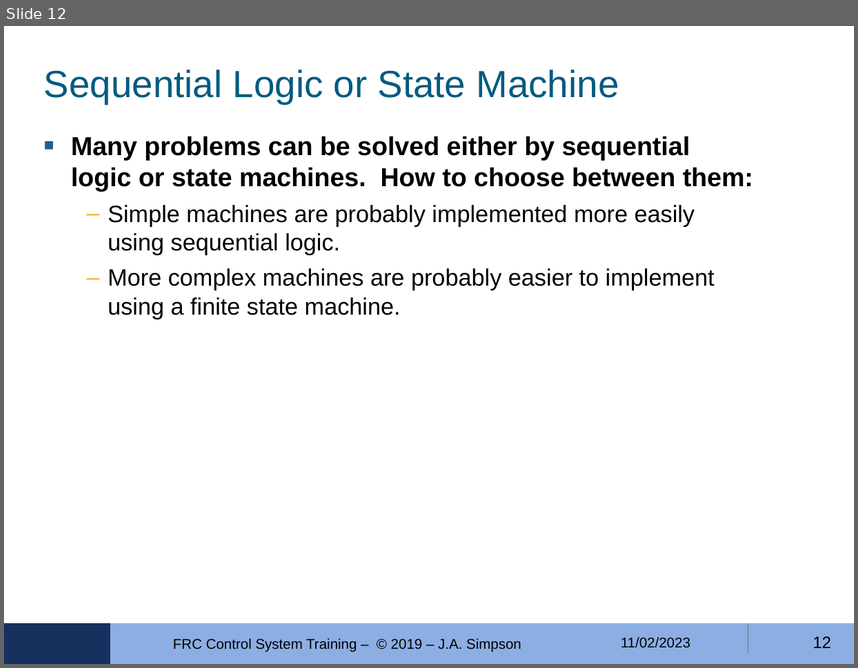
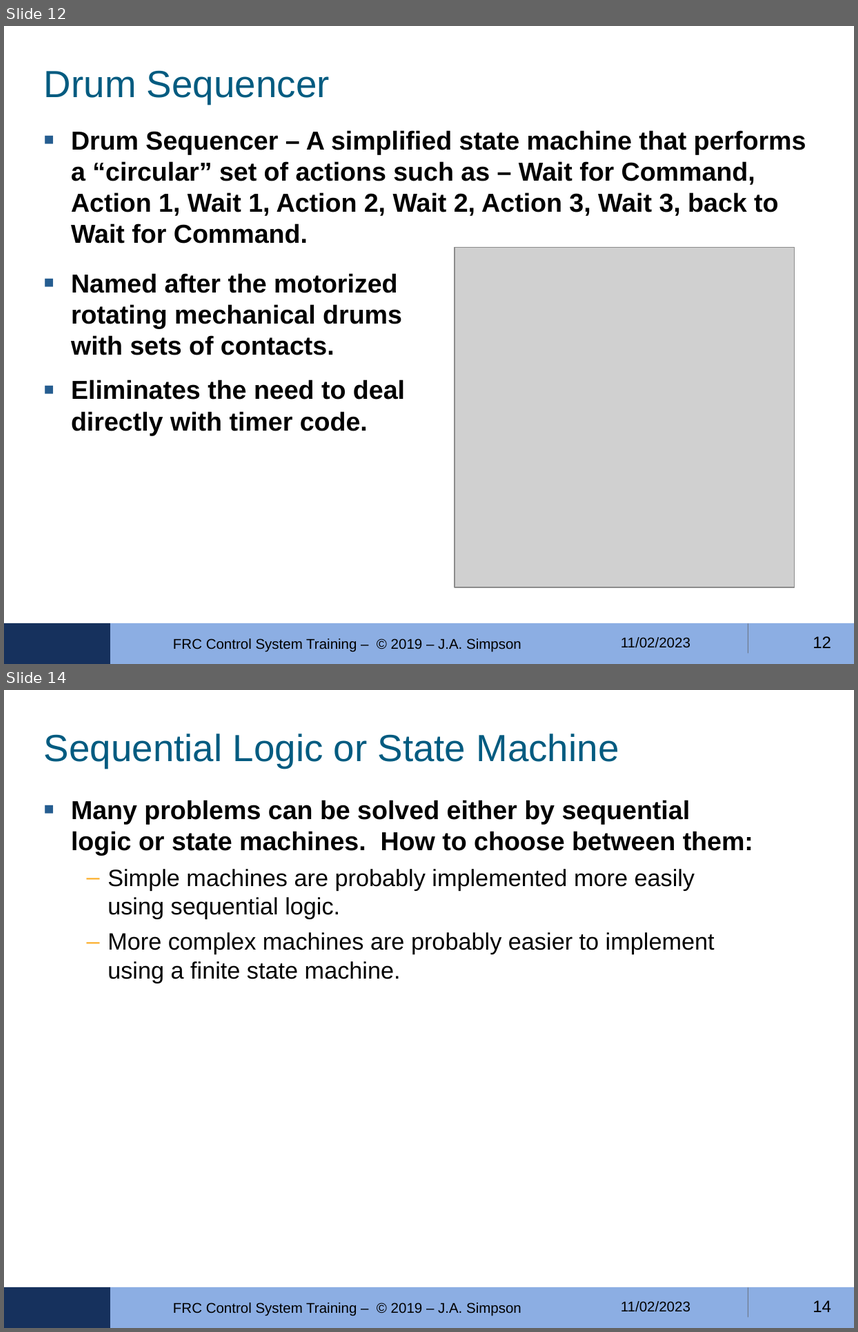
Before and after one commit to FRobotics/2023-RobotCode, a slide deck: Training/ControlLogic-07/FRC-4150-Ctrls-Training-MODULE-07.odp. Shown one above the other, each under a label of ours: slide 12 before the commit, slides 12 and 14 after it; the slides between them are not shown. The pictures are 858x668 and 858x1332 pixels, drawn with LibreOffice and Linux fonts; fonts in the diff are those of the drawing; grey boxes stand for pictures; background and template pictures are left out. Boxes give left, top, right and bottom in pixels: in the first picture for what was removed or moved away, otherwise in the second. Text is boxed around its words. In the diff, an @@ line names an element or a change of style, - is before the commit and + after.

Commit message:
add drum sequencer to logic training 07

```diff
--- a/Training/ControlLogic-07/FRC-4150-Ctrls-Training-MODULE-07.odp
+++ b/Training/ControlLogic-07/FRC-4150-Ctrls-Training-MODULE-07.odp
@@ slide 12 added at (x1=4, y1=26, x2=854, y2=664), background #FFFFFF; not listed: 3 template elements that a slide beside it also shows @@
@@ title added at (x1=44, y1=70, x2=330, y2=104), 32 pt, text #025B80 @@
+Drum Sequencer
@@ text added at (x1=71, y1=130, x2=806, y2=243), 22 pt, text #000000, bold @@
+■ Drum Sequencer – A simplified state machine that performs a “circular” set of actions such as – Wait for Command, Action 1, Wait 1, Action 2, Wait 2, Action 3, Wait 3, back to Wait for Command.
@@ picture added at (x1=455, y1=247, x2=795, y2=587) @@
@@ text added at (x1=71, y1=273, x2=405, y2=435), 22 pt, text #000000, bold @@
+■ Named after the motorized rotating mechanical drums with sets of contacts.
+■ Eliminates the need to deal directly with timer code.
@@ text added at (x1=173, y1=638, x2=522, y2=652), 12 pt, text #000000 @@
+FRC Control System Training – © 2019 – J.A. Simpson
@@ text added at (x1=621, y1=637, x2=691, y2=648), 12 pt, text #000000 @@
+11/02/2023
@@ page number added at (x1=813, y1=636, x2=831, y2=648), 14 pt, text #000000 @@
+12
@@ what was slide 12 is now slide 14 @@
@@ page number at (x1=813, y1=1300, x2=831, y2=1312): text changed @@
-12
+14
```
Also in this commit, not shown: 1 other slide added, 3 other files.
